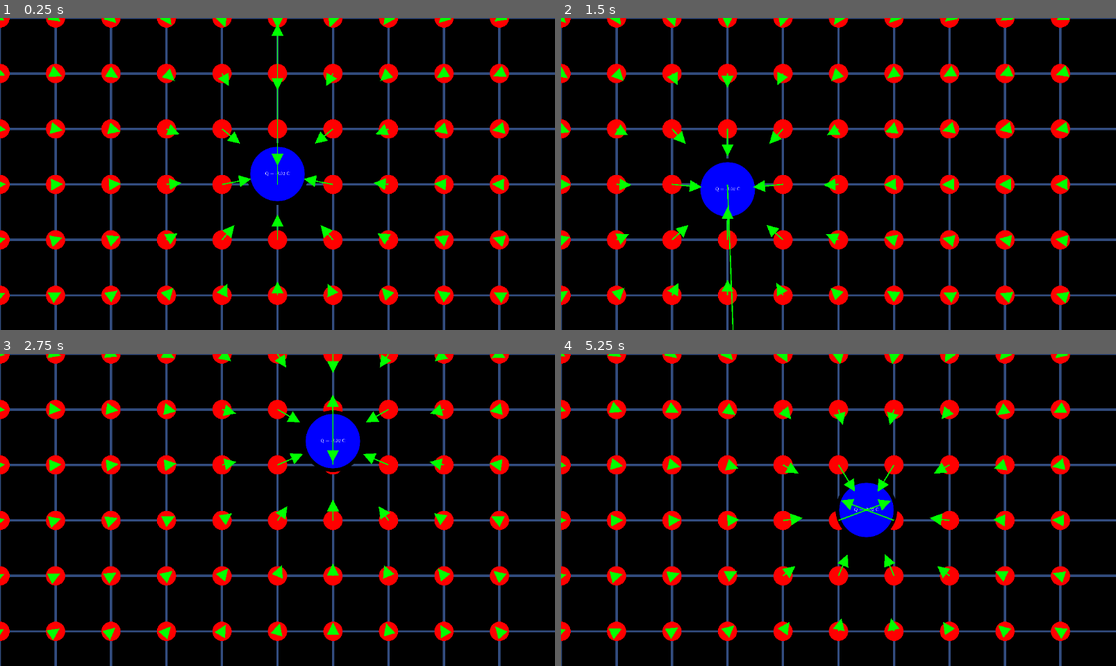
Above: before the commit, frames 1-4 (two rows, left to right).
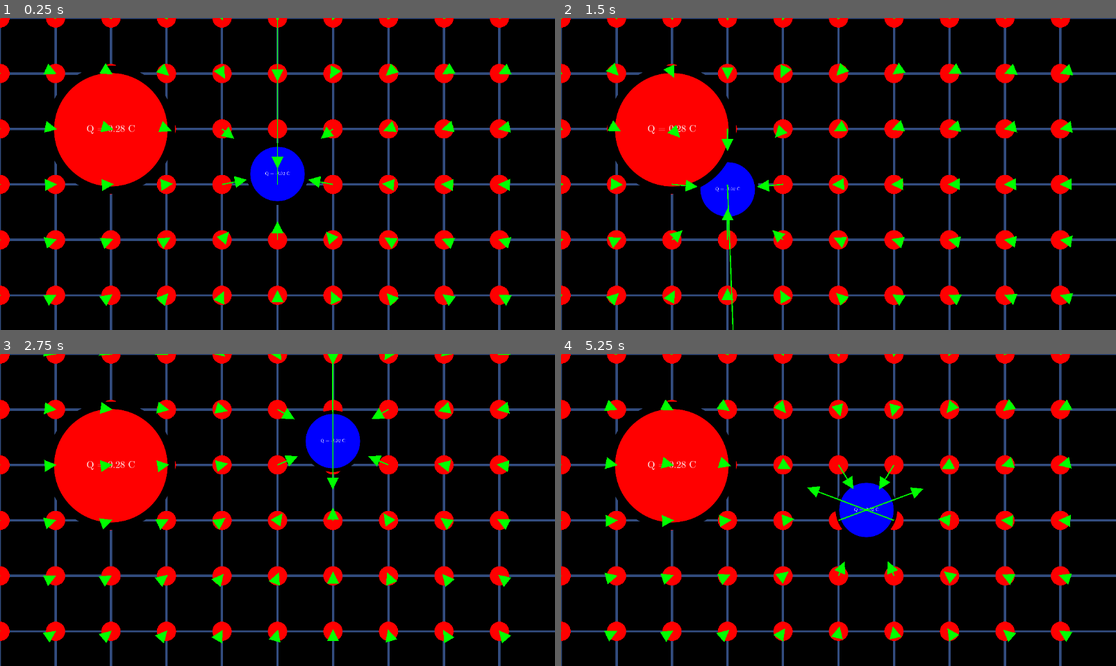
Above: after the commit, the same moments.

Repository: davidjmstewart/gd_simulator
Game: Godot game, scene res://electric_field_lines.tscn
The game is run twice, just before and just after one commit, with the same random seed, the same clock (stepped at 60 frames per second) and the same inputs.
Inputs (mouse positions are in pixels of both pictures, inside the frame that each line leads up to):
- Up to frame 1 (0.25 s): no input
- Up to frame 2 (1.5 s): tap Enter at 0.5 s; move the mouse to (960, 158) at 0.52 s; click (960, 158) at 0.67 s; tap Space at 1.25 s; move the mouse to (727, 189) at 1.27 s; click (727, 189) at 1.42 s
- Up to frame 3 (2.75 s): tap Enter at 2 s; move the mouse to (333, 441) at 2.02 s; click (333, 441) at 2.17 s
- Up to frame 4 (5.25 s): tap Space at 2.75, 4.25 s; move the mouse to (810, 572) at 2.77 s; click (810, 572) at 2.92 s; tap Enter at 3.5 s; move the mouse to (1005, 556) at 3.52 s; click (1005, 556) at 3.67 s; move the mouse to (672, 463) at 4.27 s; click (672, 463) at 4.42 s; move the mouse to (866, 510) at 5.02 s; click (866, 510) at 5.17 s

The runs differ from the first frame. In frame 1, 9.4% of the frame differs, in the area x 0-93%, y 0-93%; in frame 2, 9.4%; in frame 3, 9.6%; in frame 4, 9.5%.

Commit message:
Added ability to specify a vector that represents the visual vector, thus allowing the caller to use a method other than from and to.

Diff:
--- a/electric_field_lines.gd
+++ b/electric_field_lines.gd
@@ -48,13 +48,17 @@
 		if not (charge is Charge):
 			push_error("Node is not of Charge type")
 
-	var visual_scaling_factor = 1000000 * grid_resolution;
+	var visual_scaling_factor = 10000 * grid_resolution;
 
 	for charge in point_charges:
 		var point_charge = charge as Charge
+		var super_position_resultant_vector = Vector2(0,0)
+		point_charge = point_charges[0]
 		for p in simulation_points:
+			# v_diff is a vector pointing from the point charge to the simulation point
 			var v_diff = (p - point_charge.position) as Vector2
-			var distance = v_diff.length()
+			var r_hat = v_diff.normalized() # the unit vector pointing from charge to simulation point
+			var distance = v_diff.length() # distance between the charge and the simulation point
 			var Q = point_charge.Q
 
 			# Calculate the magnitude of the vector we are going to display. This is straight
@@ -64,11 +68,13 @@
 			var magnitude = (1/(4 * PI * permittivity) * Q) / (visual_scaling_factor * distance * distance)
 
 			var from = p;
-			var to = from + magnitude * v_diff;
+			var vec = magnitude * r_hat;
+
 			var visual_vec: VisualVector = VisualVectorScene.instantiate()
-			visual_vec.to = to
 			visual_vec.from = from
 			visual_vec.width = 25
+			visual_vec.vec = vec
+
 			visual_vec.add_to_group("visual_electro_static_force_vectors")
 			add_child(visual_vec)
 
--- a/electric_field_lines.tscn
+++ b/electric_field_lines.tscn
@@ -25,7 +25,6 @@
 Q = -8.015
 
 [node name="charge" parent="." instance=ExtResource("2_asb1d")]
-visible = false
 position = Vector2(230, 232)
 scale = Vector2(0.5, 0.5)
 Q = 0.285
--- a/visual_vector.gd
+++ b/visual_vector.gd
@@ -2,8 +2,18 @@
 class_name VisualVector
 extends Node2D
 
+# We have two ways of descring the vector: with coordinates from and to
+# where from is where the vector starts and to is where the vector ends
+# alternatively, we can set vec, which describes the vector in the classical sense,
+# as though it is starting from the origin, and then we can change its position to move it to
+# the appropriate starting point
+
 var from: Vector2 = Vector2(100,100);
 var to: Vector2 = Vector2(200,200);
+
+
+var vec: Vector2 = Vector2(100,100): set = _set_vec;
+
 
 @onready
 var VectorHead: Polygon2D = $VectorHead
@@ -19,6 +29,12 @@
 	to: Vector2(200,200)
 }: set = _set_from_to, get = _get_from_to
 
+func _set_vec(new_vec: Vector2):
+	use_from_to = false;
+	vec = new_vec
+	self.position = from
+
+
 func _set_from_to(new_from_to):
 	use_from_to = true;
 	from_to = new_from_to
@@ -26,8 +42,7 @@
 func _get_from_to():
 	return from_to;
 
-# Called when the node enters the scene tree for the first time.
-func _ready() -> void:
+func update_vector() -> void:
 
 	# This section creates the vector head (a triangle) out of a polygon2d
 	# then rotates the head an places it at the end of the vector line
@@ -44,14 +59,14 @@
 	VectorHead.polygon = [a,b,c]
 	VectorHead.color = Color.GREEN
 
-	var vector_magnitude = (from - to).length();
+	var vector_magnitude = (from - to).length() if use_from_to else vec.length();
 
 	# the entire vector ----> needs to be as long as the vector
 	# calculated by from - to. The triangle head contributes
 	# to this length, so we need to subtract it from the vector
 	# magnitude to find how long the line portion needs to be
 	var vector_line_magnitude = vector_magnitude - width;
-	var angle = from.angle_to_point(to)
+	var angle = from.angle_to_point(to) if use_from_to else vec.angle()
 
 	VectorLine.width = width/10
 
@@ -68,6 +83,10 @@
 	self.position = from;
 	self.rotation = angle;
 
+# Called when the node enters the scene tree for the first time.
+func _ready() -> void:
+	update_vector()
+
 
 #func _draw() -> void:
 	#draw_circle(pivot_point, 10, Color.PURPLE)
